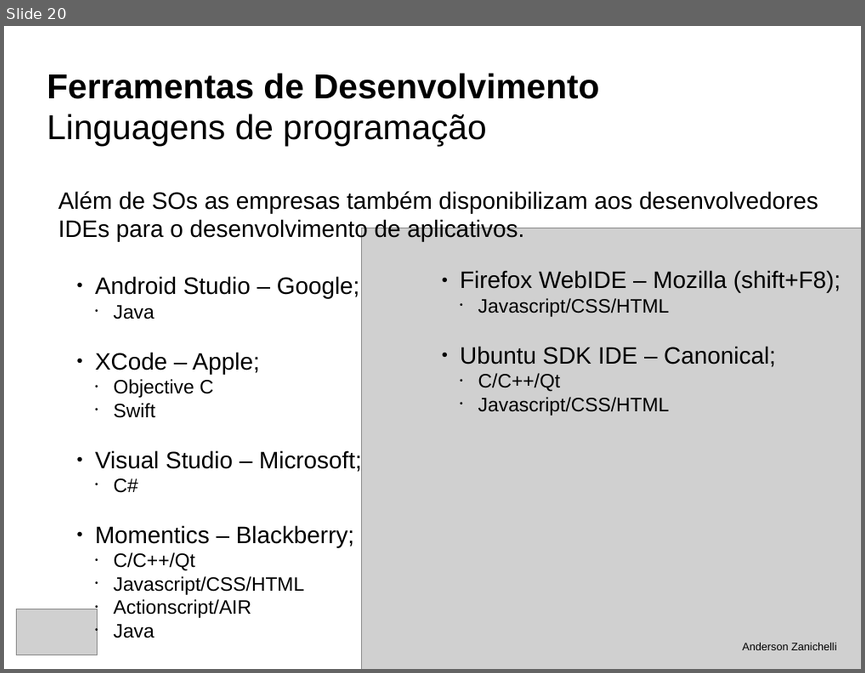
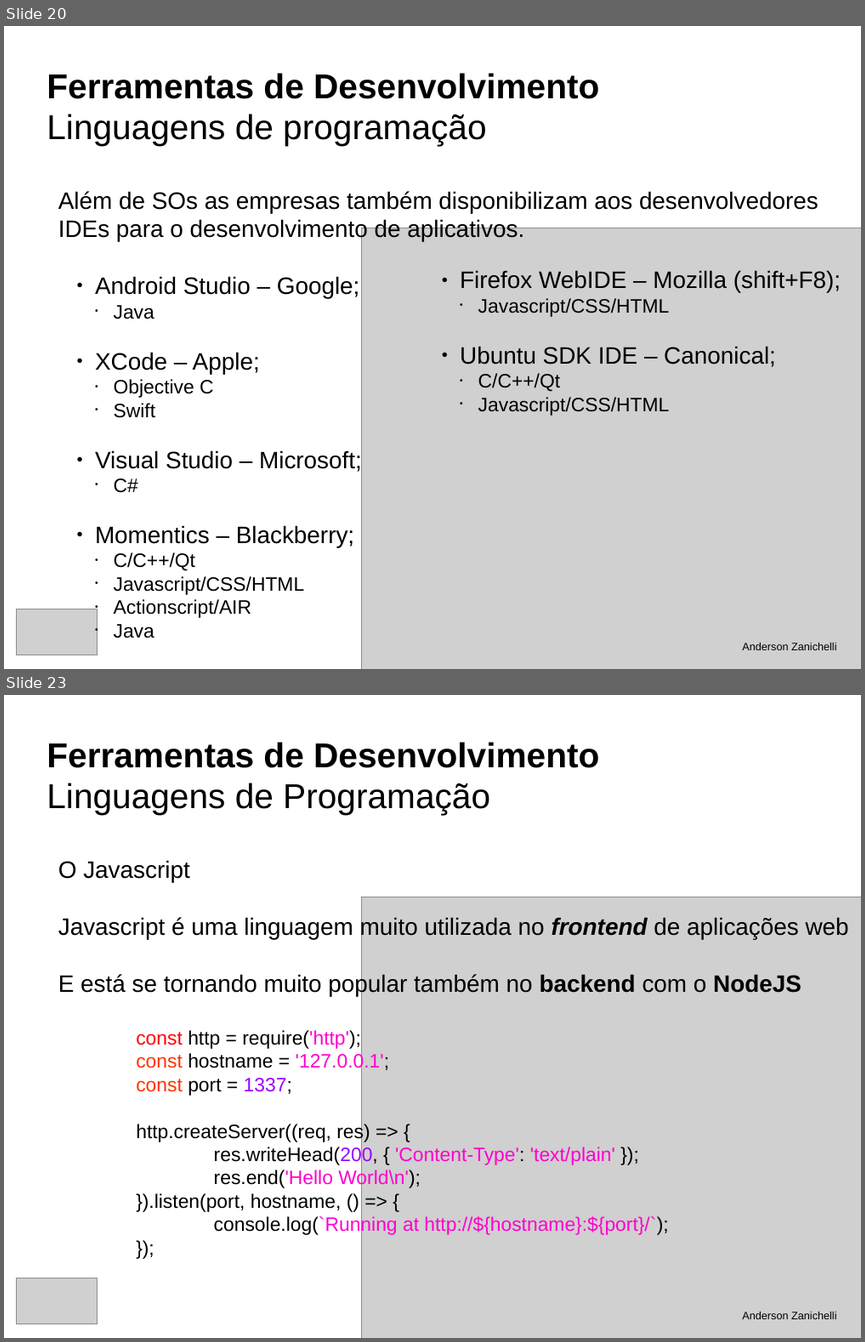
Before and after one commit to andersonzanichelli/tcc-informatica, a slide deck: defesa.odp. Shown one above the other, each under a label of ours: slide 20 before the commit, slides 20 and 23 after it; the slides between them are not shown. The pictures are 865x673 and 865x1342 pixels, drawn with LibreOffice and Linux fonts; fonts in the diff are those of the drawing; grey boxes stand for pictures. Boxes give left, top, right and bottom in pixels: in the first picture for what was removed or moved away, otherwise in the second. Text is boxed around its words. In the diff, an @@ line names an element or a change of style, - is before the commit and + after.

Commit message:
Defesa - Desenvolvimento

```diff
--- a/defesa.odp
+++ b/defesa.odp
@@ slide 23 added at box(4, 695, 861, 1338), background #FFFFFF @@
@@ title added at box(46, 742, 599, 815), 32 pt, text #000000, bold @@
+Ferramentas de Desenvolvimento
+Linguagens de Programação
@@ text added at box(58, 860, 849, 1236), 18 pt, text #000000 @@
+O Javascript
+Javascript é uma linguagem muito utilizada no frontend de aplicações web
+E está se tornando muito popular também no backend com o NodeJS
+const http = require('http');
+const hostname = '127.0.0.1';
+const port = 1337;
+http.createServer((req, res) => {
+res.writeHead(200, { 'Content-Type': 'text/plain' });
+res.end('Hello World\n');
+}).listen(port, hostname, () => {
+console.log(`Running at http://${hostname}:${port}/`);
+});
@@ picture added at box(362, 897, 861, 1338) @@
@@ picture added at box(17, 1278, 98, 1324) @@
@@ text added at box(742, 1310, 836, 1319), 10 pt, text #000000 @@
+Anderson Zanichelli
```
Also in this commit, not shown: 1 slide changed, 15 other slides added, 2 slides removed, 12 other files.
